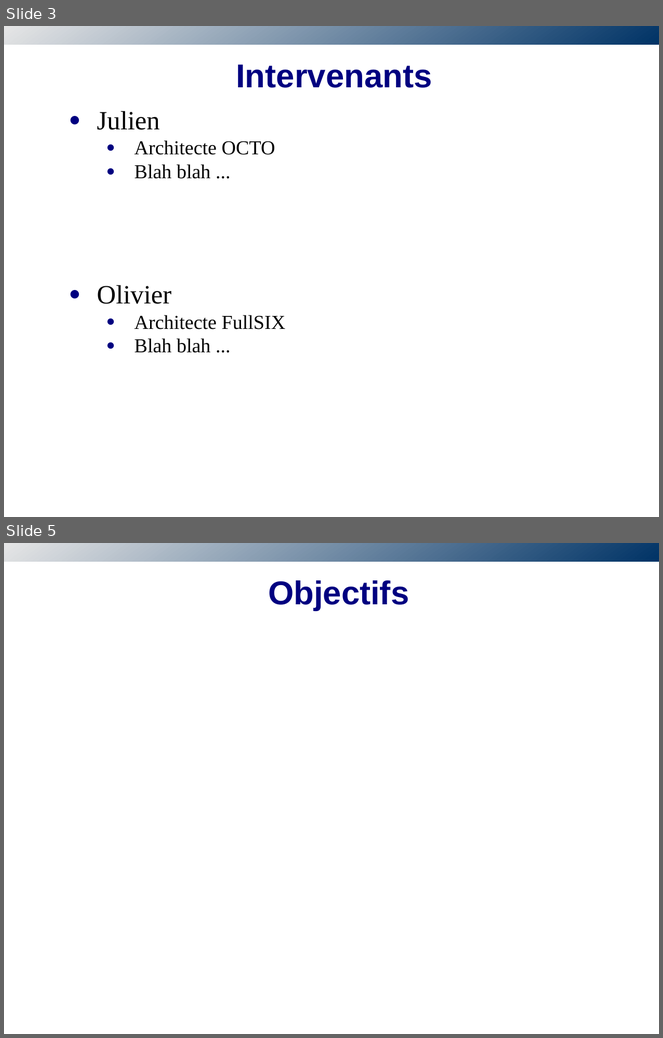
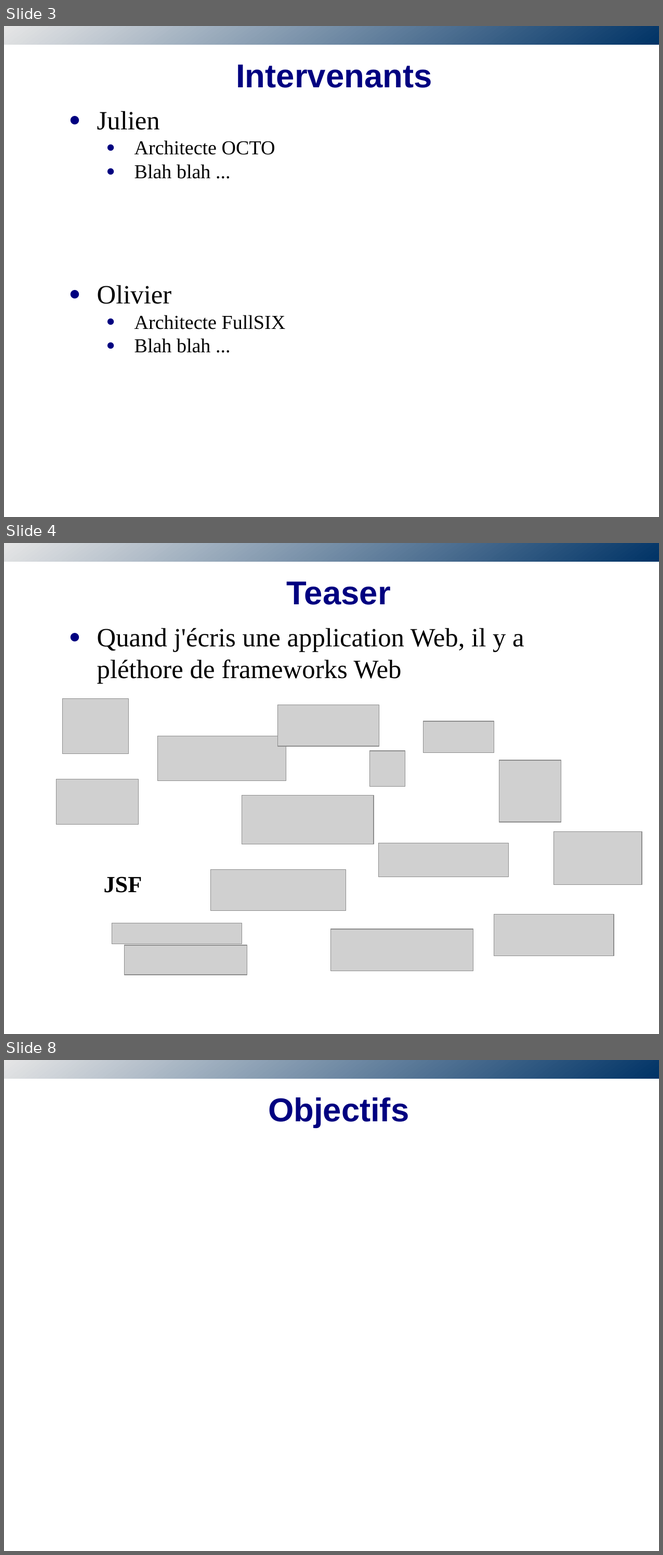
Before and after one commit to obazoud/spring-batch-sug, a slide deck: presentation/SUG-SpringBatch.odp. Shown one above the other, each under a label of ours: slides 3 and 5 before the commit, slides 3, 4 and 8 after it; the slides between them are not shown. The pictures are 663x1038 and 663x1555 pixels, drawn with LibreOffice and Linux fonts; fonts in the diff are those of the drawing; grey boxes stand for pictures; background and template pictures are left out. Boxes give left, top, right and bottom in pixels: in the first picture for what was removed or moved away, otherwise in the second. Text is boxed around its words. In the diff, an @@ line names an element or a change of style, - is before the commit and + after.

Commit message:
Add teaser

```diff
--- a/presentation/SUG-SpringBatch.odp
+++ b/presentation/SUG-SpringBatch.odp
@@ slide 4 added at box(4, 543, 659, 1034), background #FFFFFF; not listed: 1 template element that a slide beside it also shows @@
@@ title added at box(287, 581, 391, 605), 40 pt, text #000080, bold @@
+Teaser
@@ text added at box(97, 628, 525, 683), 32 pt, text #000000 @@
+● Quand j'écris une application Web, il y a pléthore de frameworks Web
@@ picture added at box(63, 699, 129, 754) @@
@@ picture added at box(278, 705, 380, 747) @@
@@ picture added at box(424, 721, 494, 753) @@
@@ picture added at box(157, 736, 286, 781) @@
@@ picture added at box(370, 751, 405, 787) @@
@@ picture added at box(499, 760, 561, 822) @@
@@ picture added at box(57, 780, 139, 825) @@
@@ picture added at box(242, 796, 374, 845) @@
@@ picture added at box(554, 832, 643, 885) @@
@@ picture added at box(378, 843, 509, 877) @@
@@ picture added at box(211, 870, 346, 911) @@
@@ text added at box(104, 877, 142, 893), 28 pt, text #000000, bold @@
+JSF
@@ picture added at box(494, 915, 614, 956) @@
@@ picture added at box(112, 924, 242, 944) @@
@@ picture added at box(331, 929, 474, 971) @@
@@ picture added at box(125, 945, 247, 975) @@
@@ what was slide 5 is now slide 8 @@
```
Also in this commit, not shown: 3 other slides added, 1 slide removed.
